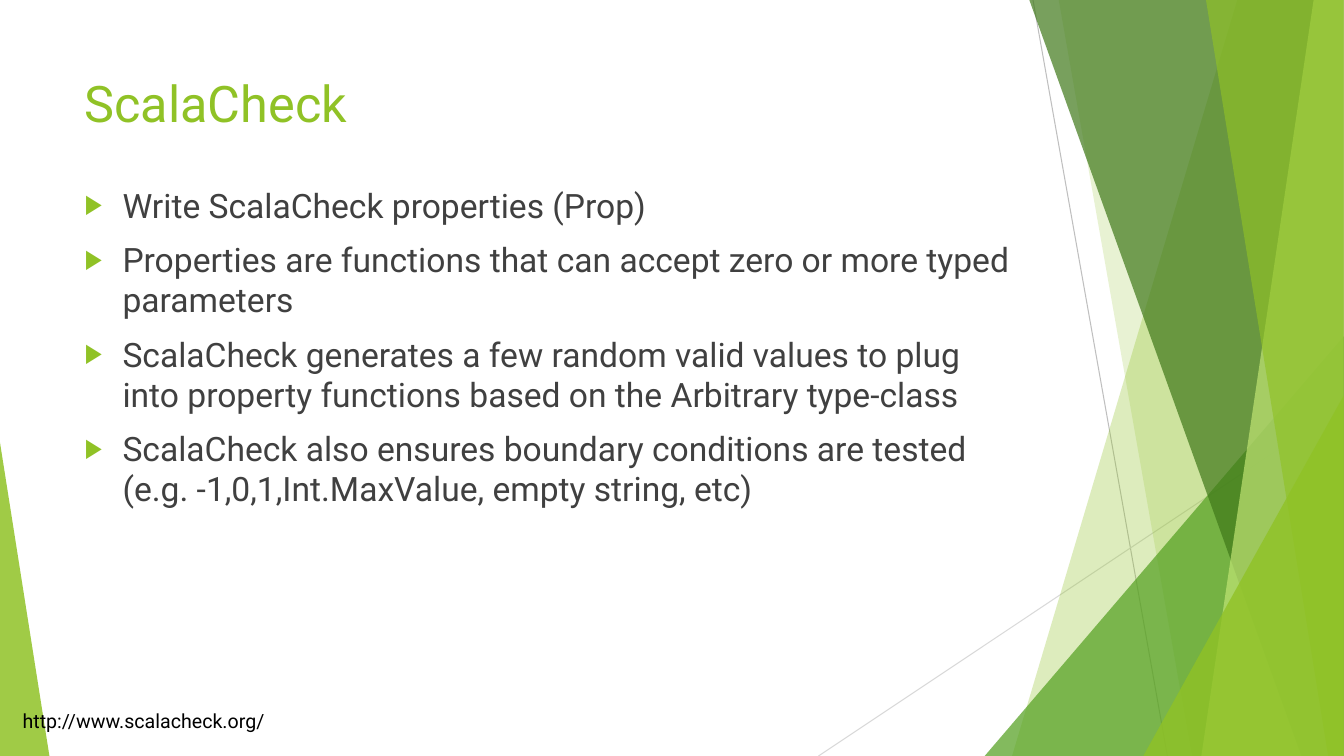
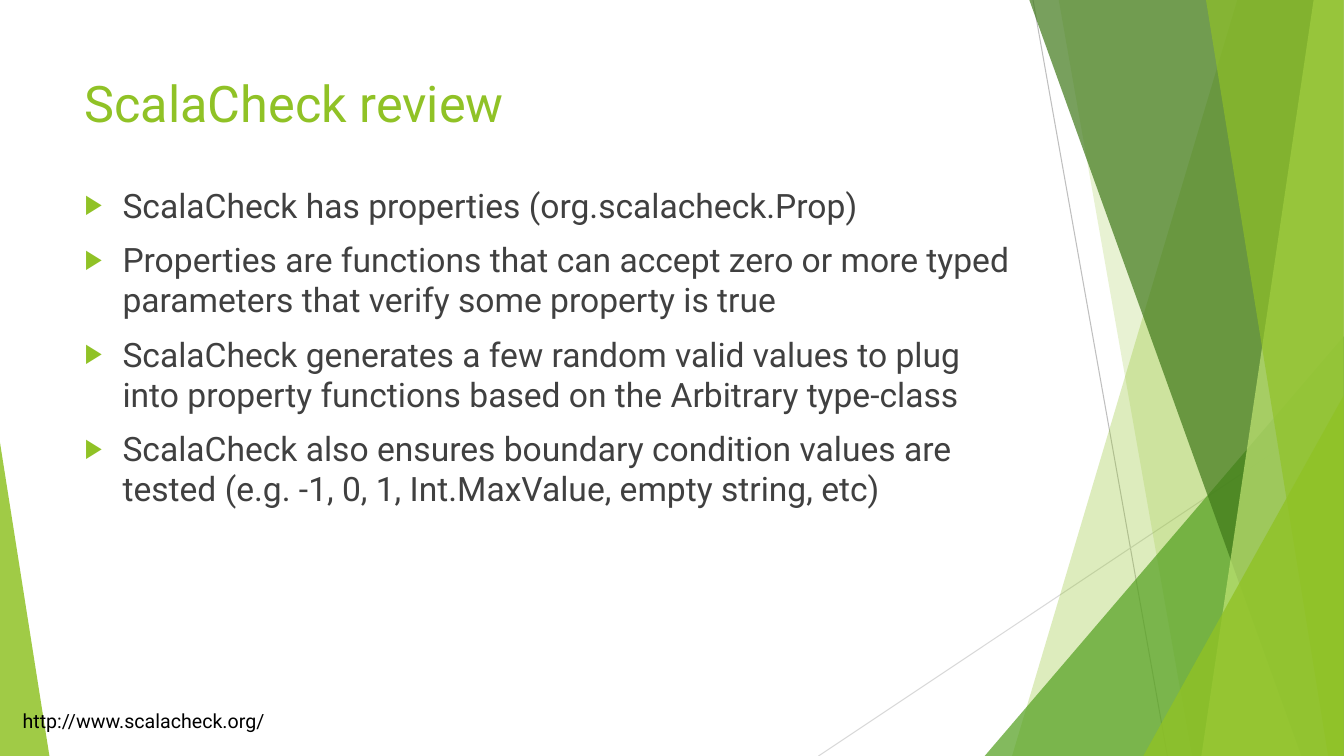
Before and after one commit to lancegatlin/tagless-final-autotest-talk-19feb19, a slide deck: slide 11 of tagless-final-autotest-19Feb19.pptx (slide 7 before the commit). Drawn at 1344x756 pixels with LibreOffice and Linux fonts; fonts in the diff are those of the drawing. Boxes give left, top, right and bottom in pixels: in the first picture for what was removed or moved away, otherwise in the second. Text is boxed around its words. In the diff, an @@ line names an element or a change of style, - is before the commit and + after.

```diff
--- a/tagless-final-autotest-19Feb19.pptx
+++ b/tagless-final-autotest-19Feb19.pptx
@@ title at [85,84,504,123]: text changed @@
-ScalaCheck
+ScalaCheck review
@@ text at [123,191,1008,319]: text changed @@
-▶ Write ScalaCheck properties (Prop)
-▶ Properties are functions that can accept zero or more typed parameters
+▶ ScalaCheck has properties (org.scalacheck.Prop)
+▶ Properties are functions that can accept zero or more typed parameters that verify some property is true
@@ text at [123,436,951,509]: text changed @@
-▶ ScalaCheck also ensures boundary conditions are tested (e.g. -1,0,1,Int.MaxValue, empty string, etc)
+▶ ScalaCheck also ensures boundary condition values are tested (e.g. -1, 0, 1, Int.MaxValue, empty string, etc)
```
Also in this commit, not shown: 11 other slides changed, 3 slides added.
